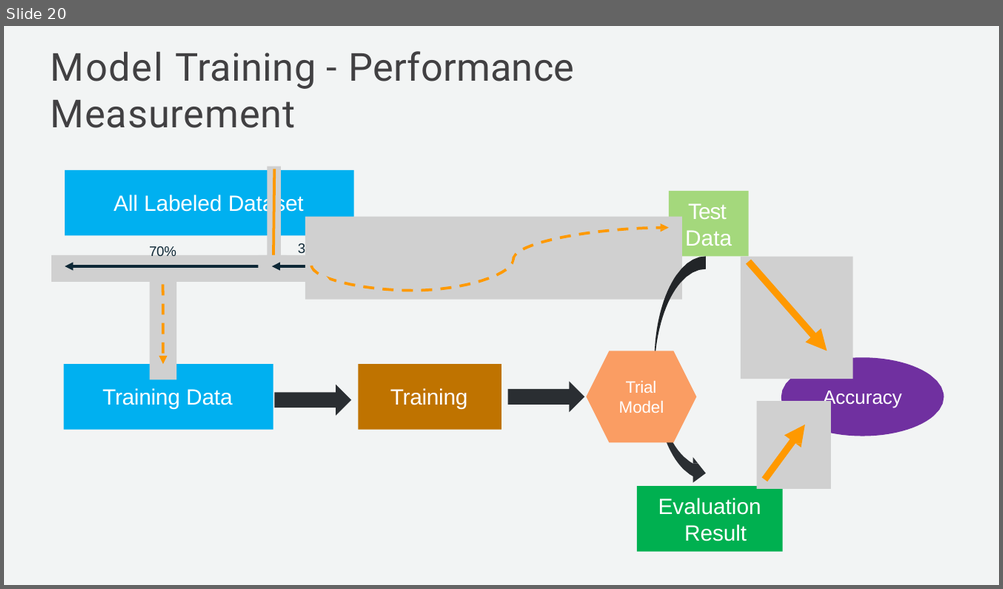
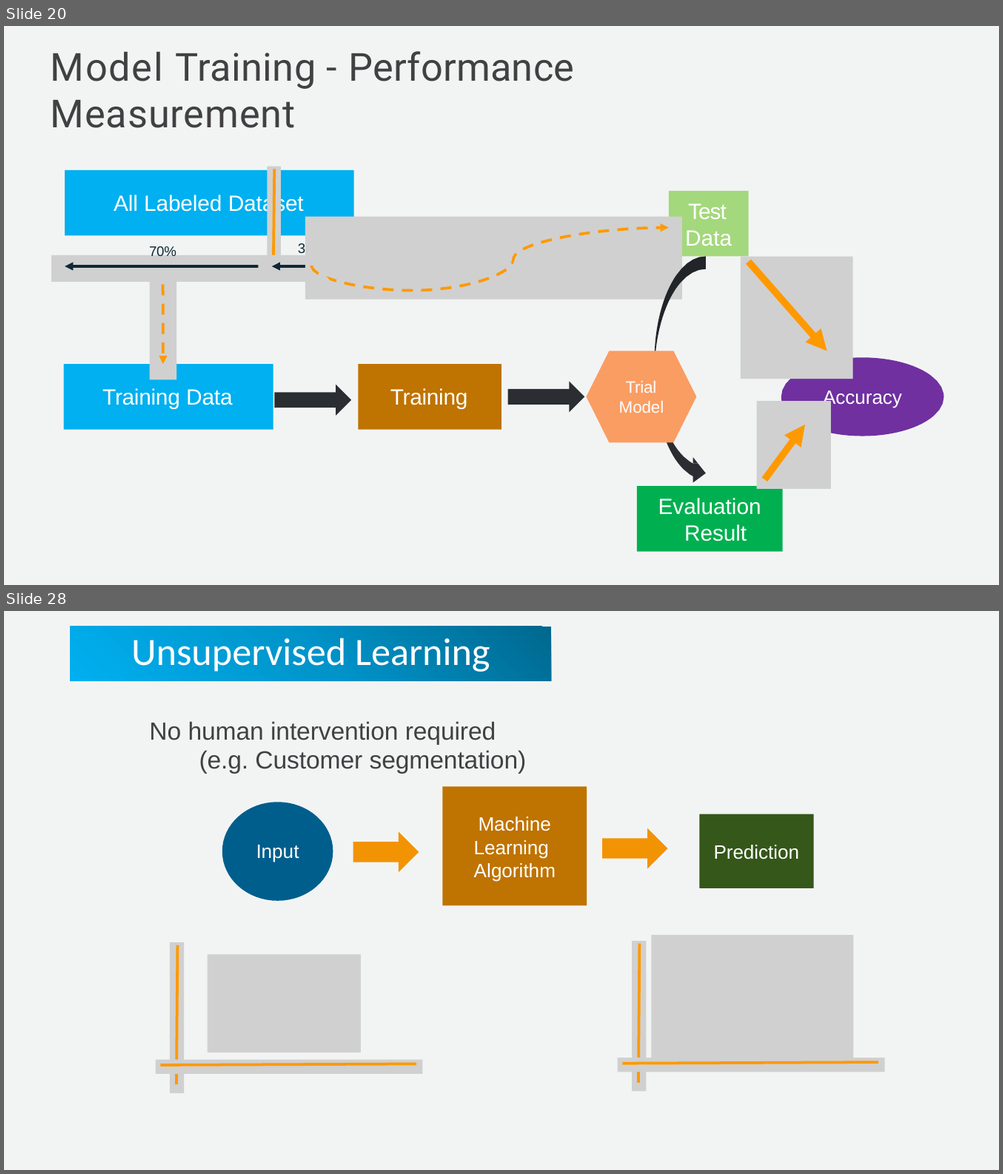
Before and after one commit to Subikash/Deep-Training, a slide deck: Machine Learning & Deep Learning.pptx. Shown one above the other, each under a label of ours: slide 20 before the commit, slides 20 and 28 after it; the slides between them are not shown. The pictures are 1003x589 and 1003x1174 pixels, drawn with LibreOffice and Linux fonts; fonts in the diff are those of the drawing; grey boxes stand for pictures. Boxes give left, top, right and bottom in pixels: in the first picture for what was removed or moved away, otherwise in the second. Text is boxed around its words. In the diff, an @@ line names an element or a change of style, - is before the commit and + after.

```diff
--- a/Machine Learning & Deep Learning.pptx
+++ b/Machine Learning & Deep Learning.pptx
@@ slide 28 added at [4,611,999,1170], background #FFFFFF; not listed: 1 template element that a slide beside it also shows @@
@@ freeform shape added at [71,626,551,681], fill gradient #00688E to #0094CA to #00B0F0, 28 pt, text #FFFFFF @@
+Unsupervised Learning
@@ text added at [149,721,526,773], 18 pt, text #414042 @@
+No human intervention required (e.g. Customer segmentation)
@@ rectangle added at [443,787,587,906], fill #BF7300, 14 pt, text #FFFFFF @@
+Machine Learning Algorithm
@@ freeform shape added at [222,802,333,900], fill #005E8D @@
@@ freeform shape added at [353,832,418,872], fill #F29304 @@
@@ freeform shape added at [602,829,667,869], fill #F29304 @@
@@ rectangle added at [699,814,814,889], fill #35571A, 14 pt, text #FFFFFF @@
+Prediction
@@ text added at [256,845,299,863], 14 pt, text #FFFFFF @@
+Input
@@ picture added at [170,943,184,1093] @@
@@ picture added at [632,941,646,1091] @@
@@ picture added at [652,935,854,1065] @@
@@ freeform shape added at [176,945,177,1085], outline #FF9900 2 pt @@
@@ picture added at [207,955,360,1054] @@
@@ freeform shape added at [638,944,640,1083], outline #FF9900 2 pt @@
@@ picture added at [155,1059,423,1073] @@
@@ freeform shape added at [160,1065,415,1065], outline #FF9900 2 pt @@
@@ picture added at [617,1059,885,1073] @@
@@ freeform shape added at [623,1062,878,1064], outline #FF9900 2 pt @@
```
Also in this commit, not shown: 1 slide changed, 11 other slides added, 3 slides removed.
